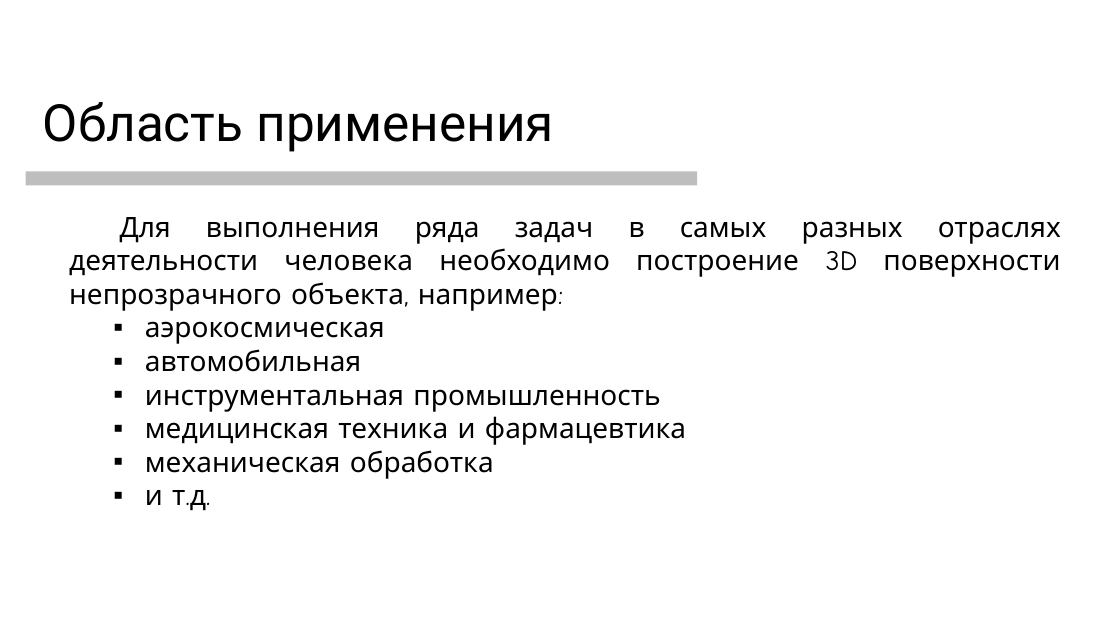
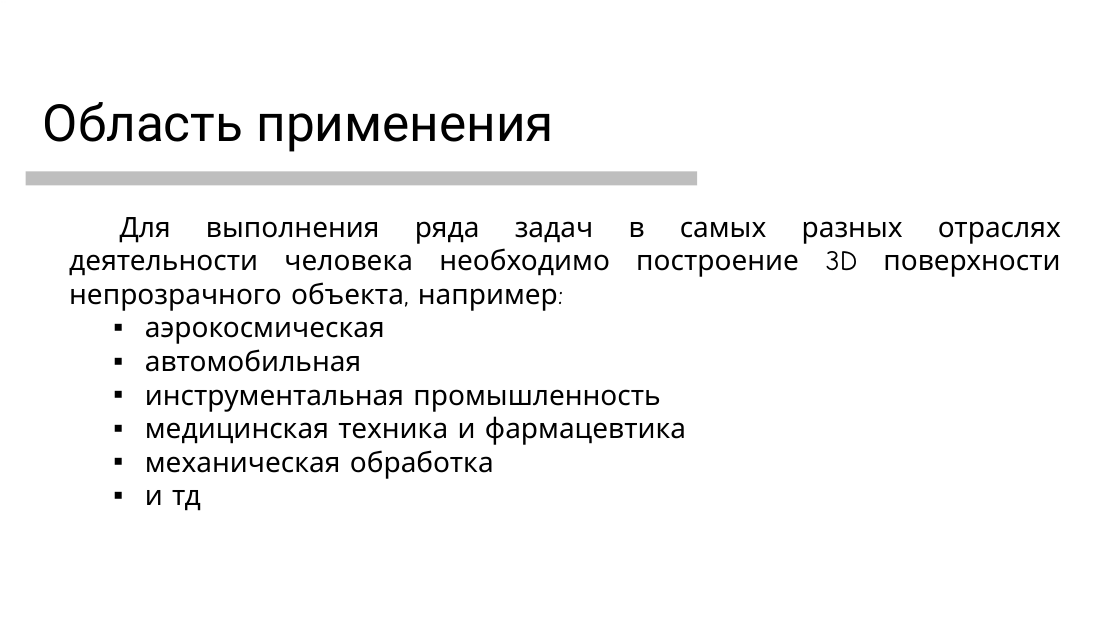
Before and after one commit to pooh2014/ARTIFICIAL-INTELLIGENCE, a slide deck: slide 2 of Documents/Презентация отчет1.pptx. Drawn at 1120x630 pixels with LibreOffice and Linux fonts; fonts in the diff are those of the drawing; background and template pictures are left out. Boxes give left, top, right and bottom in pixels: in the first picture for what was removed or moved away, otherwise in the second. Text is boxed around its words. In the diff, an @@ line names an element or a change of style, - is before the commit and + after.

Commit message:
up

```diff
--- a/Documents/Презентация отчет1.pptx
+++ b/Documents/Презентация отчет1.pptx
@@ text at (145, 490, 201, 511): text changed @@
-▪ и т.д.
+▪ и тд
```
